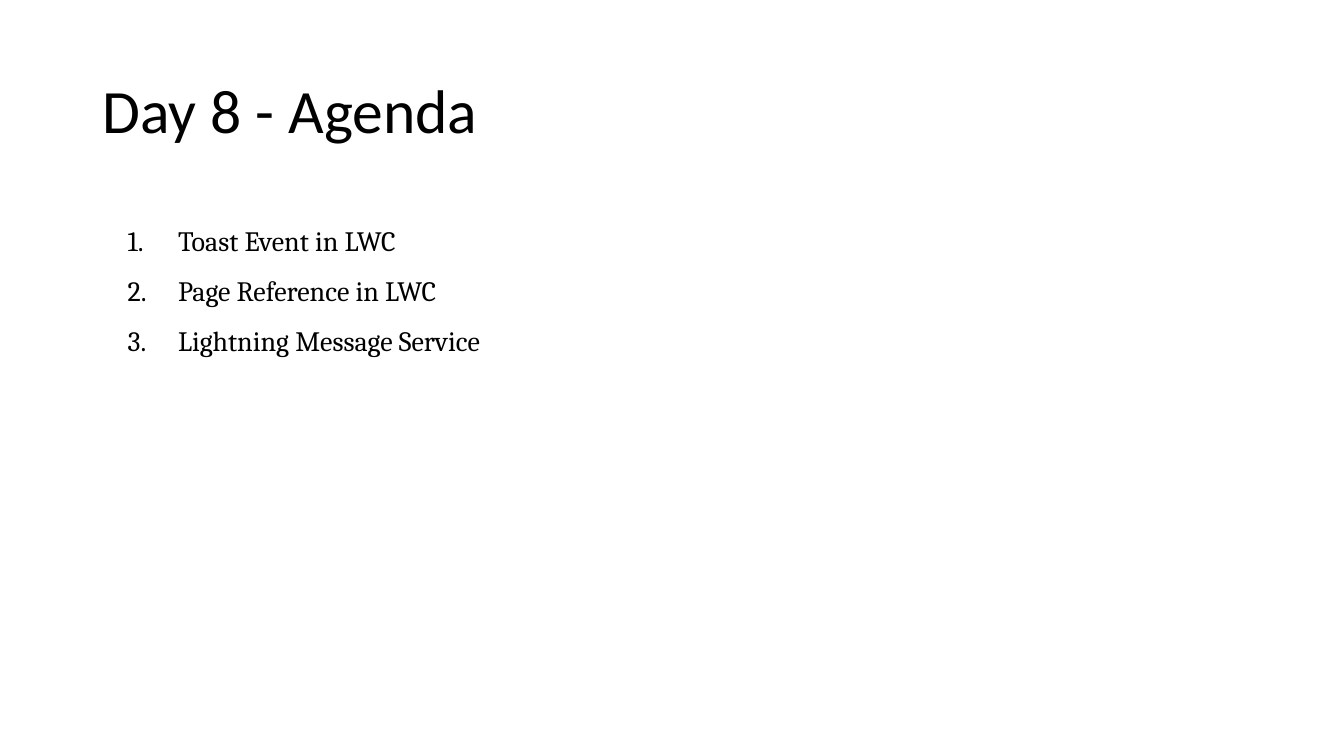
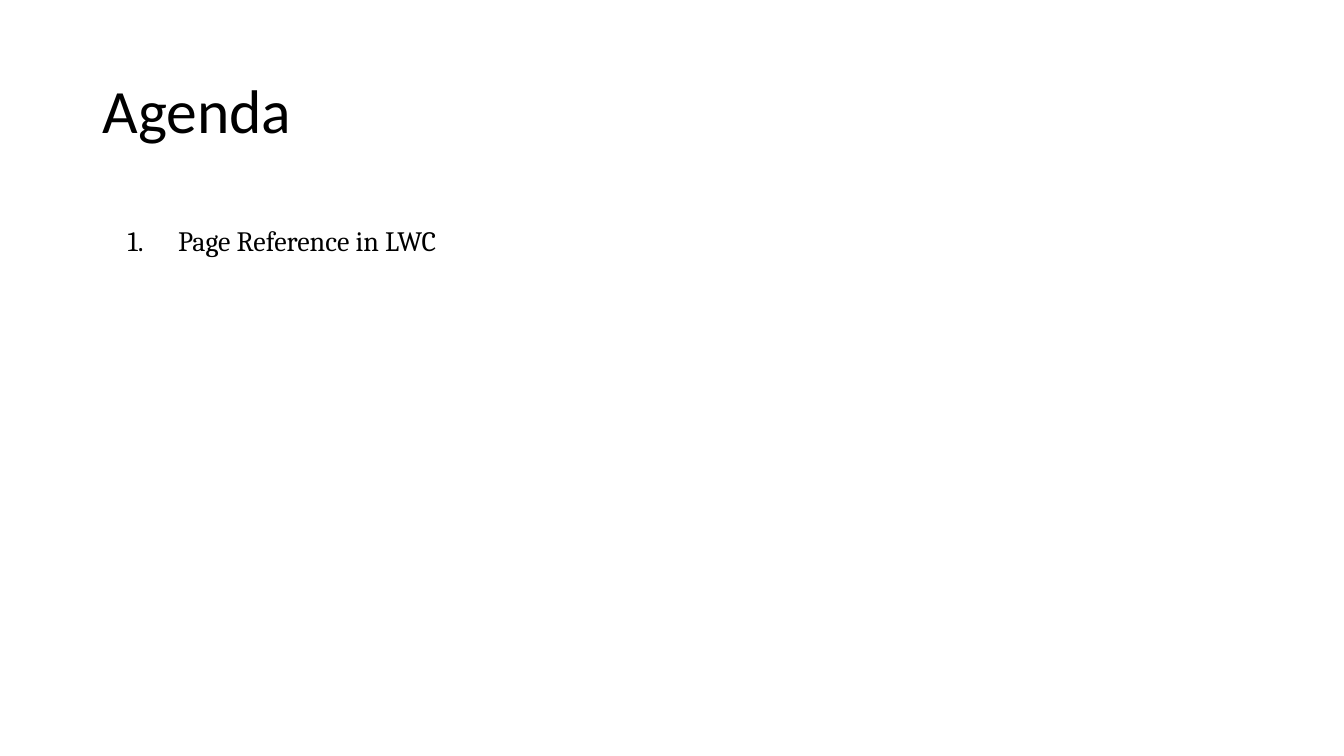
Before and after one commit to amitastreait/lwc-learning, a slide deck: slide 111 of docs/PPT/Lightning Web component.pptx (slide 64 before the commit). Drawn at 1344x756 pixels with LibreOffice and Linux fonts; fonts in the diff are those of the drawing. Boxes give left, top, right and bottom in pixels: in the first picture for what was removed or moved away, otherwise in the second. Text is boxed around its words. In the diff, an @@ line names an element or a change of style, - is before the commit and + after.

```diff
--- a/docs/PPT/Lightning Web component.pptx
+++ b/docs/PPT/Lightning Web component.pptx
@@ title at (102,90,291,144): text changed @@
-Day 8 - Agenda
+Agenda
@@ text at (178,232,396,252): paragraph removed @@
-1. Toast Event in LWC
@@ text at (178,331,480,357): paragraph removed @@
-3. Lightning Message Service
```
Also in this commit, not shown: 17 other slides changed, 47 slides added, 15 other files.
